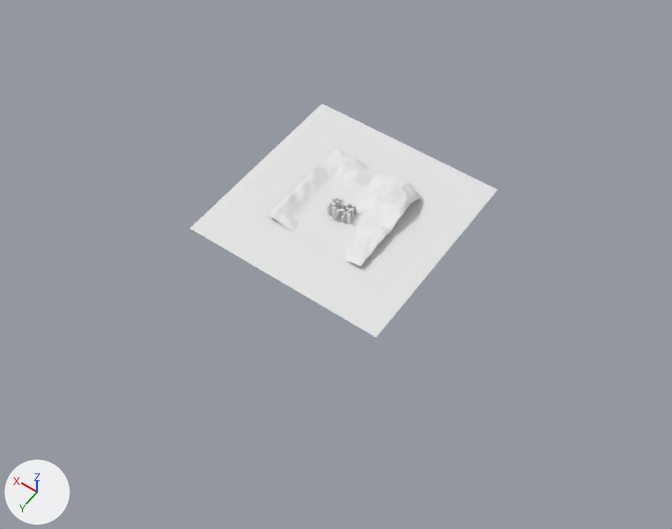
The Blender file world for us/Assets/Blender/world-for-us.blend, before and after one commit.
Both versions are drawn from a camera (50 mm lens) standing at (-318.0, 461.0, 634.0) and looking at (-17.0, 40.0, -27.0). The axes (+X, +Y, +Z) are drawn at lower left. The lights are the same throughout.

Names of what the first picture shows: 'Plane', 'World Base'.
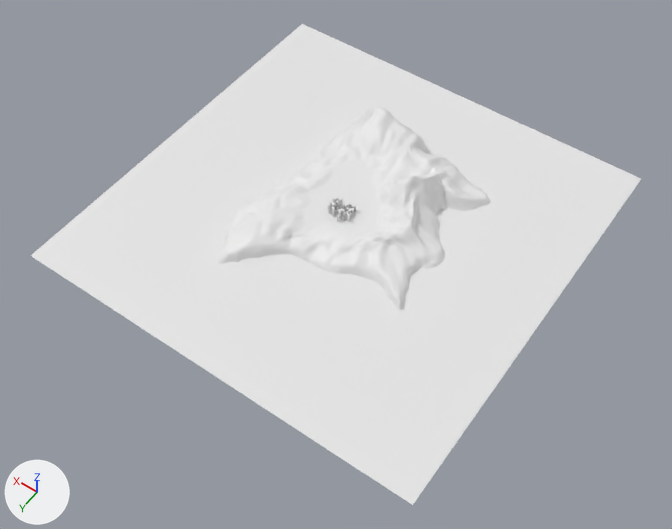
Location of each change, [x1, y1, x2, y2] in pixels of the pictures (672 x 529 px):
```json
{"object": "Plane", "change": "moved, rescaled", "before": [190, 104, 498, 337], "after": [31, 24, 641, 505], "on screen": "98% wider, 106% taller"}
{"object": "World Base", "change": "reshaped", "before": [269, 149, 423, 266], "after": [217, 107, 491, 310], "on screen": "77% wider, 73% taller"}
```

Scene script edits in JSON lines:
```json
{"block": "me_cube_028", "where": "# used by ob_world_base; location = (0.0, 0.0, 4.0); scale = (1.0, 1.0, 6.0)"}
{"op": "remove", "block": "me_cube_028", "code": "me_cube_028.from_pydata(...)  # 40804 vertices, 40401 faces; spans x -50.1..50.0, y -50.0..50.0, z -0.6..2.9"}
{"op": "add", "block": "me_cube_028", "code": "me_cube_028.from_pydata(...)  # 106490 vertices, 106111 faces, 20 loose edges; spans x -107.3..91.2, y -128.9..116.0, z -3.3..4.1"}
{"block": "me_cube_028", "change": "me_cube_028 part 1: 90 vertices moved within x -49.0..42.5, y -48.5..48.5, z -0.6..1.2; 40435 vertices removed from x -50.1..50.0, y -50.0..50.0, z -0.6..2.9; 106121 vertices added at x -107.3..91.2, y -128.9..116.0, z -3.3..4.1"}
{"op": "set", "path": "ob_plane.location", "old": "(0.0, 0.0, 0.0)", "new": "(0.0, 0.0, -10.0)"}
{"op": "set", "path": "ob_plane.scale", "old": "(100.0, 100.0, 100.0)", "new": "(200.0, 200.0, 200.0)"}
```
